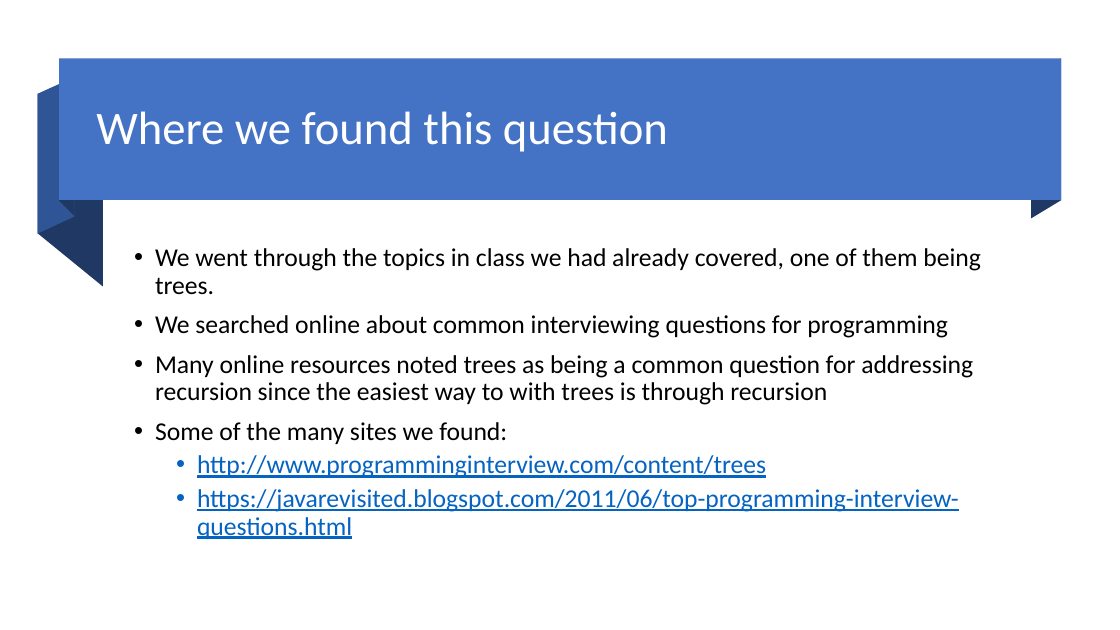
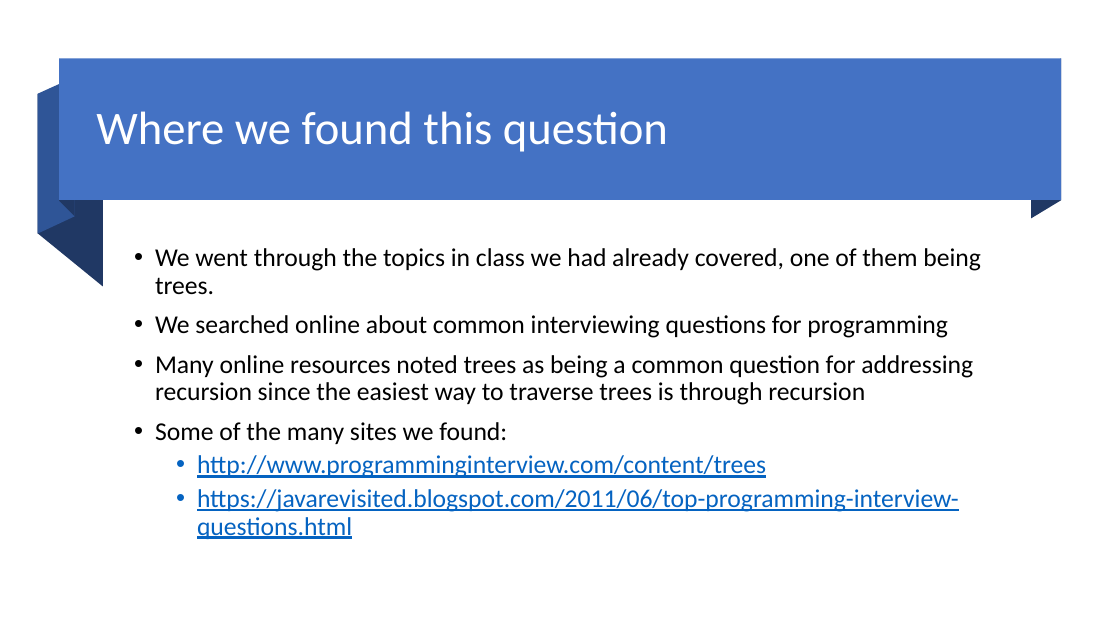
Before and after one commit to JosephCottingham/MCCCIS112-Lab1-Stacks, a slide deck: slide 4 of CIS 112 FINAL PRESENTATION.pptx. Drawn at 1120x630 pixels with LibreOffice and Linux fonts; fonts in the diff are those of the drawing. Boxes give left, top, right and bottom in pixels: in the first picture for what was removed or moved away, otherwise in the second. Text is boxed around its words. In the diff, an @@ line names an element or a change of style, - is before the commit and + after.

```diff
--- a/CIS 112 FINAL PRESENTATION.pptx
+++ b/CIS 112 FINAL PRESENTATION.pptx
@@ text at (155,355,973,405): text changed @@
-• Many online resources noted trees as being a common question for addressing recursion since the easiest way to with trees is through recursion
+• Many online resources noted trees as being a common question for addressing recursion since the easiest way to traverse trees is through recursion
```
Also in this commit, not shown: 2 other slides changed.
